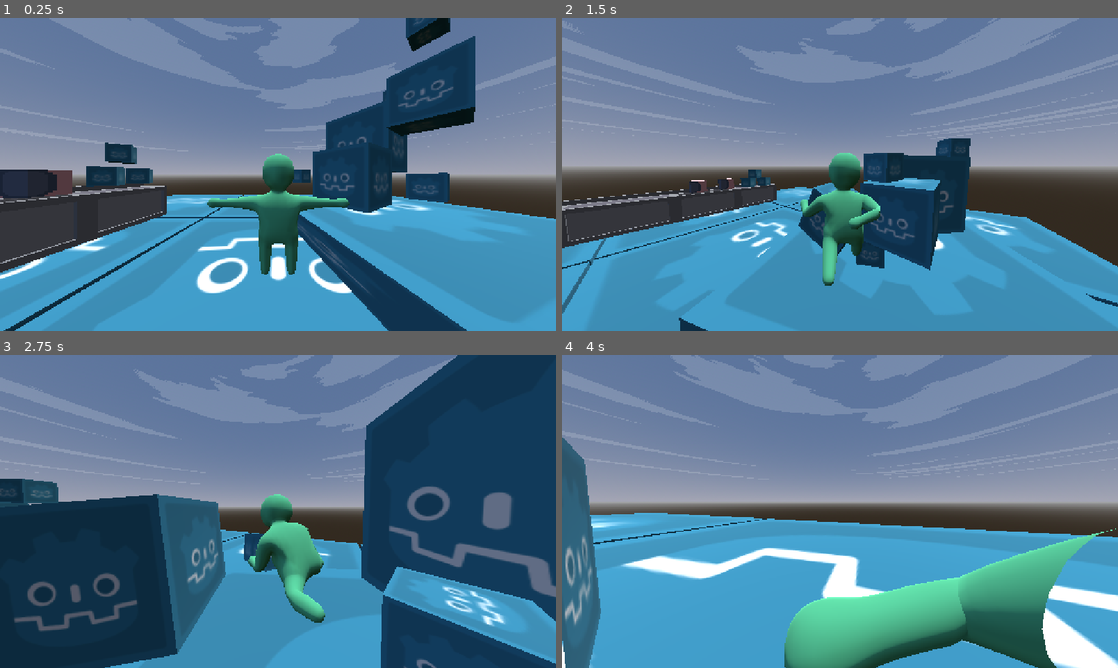
Above: before the commit, frames 1-4 (two rows, left to right).
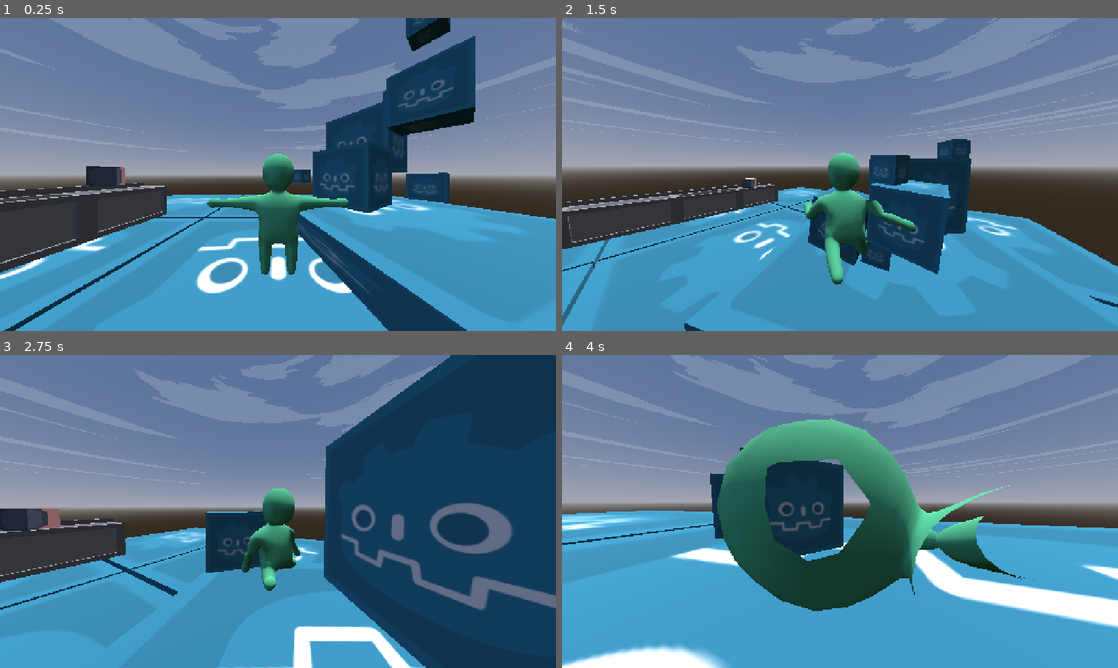
Above: after the commit, the same moments.

Repository: Lost-Rabbit-Digital/ChefWobbles
Game: Godot game, scene res://scenes/worlds/demo_scene.tscn
Two runs of this game, one before a commit and one after it. Both use one fixed random seed, a clock stepped at 60 frames per second and the inputs below. Sound files missing from this copy of the repository are replaced by a short silence.
Inputs (mouse positions are in pixels of both pictures, inside the frame that each line leads up to):
- Up to frame 1 (0.25 s): no input
- Up to frame 2 (1.5 s): move the mouse to (962, 158) at 0.52 s; press the mouse at (962, 158) at 0.53 s; hold D (move_right) 0.53-1.28 s; tap Space (jump) at 0.77 s; move the mouse to (812, 174) at 1.27 s; release the mouse at (812, 174) at 1.28 s; hold W (move_forward) from 1.28 s (still down); right-click (812, 174) at 1.35 s
- Up to frame 3 (2.75 s): keep holding W (move_forward); tap Space (jump) at 1.52 s; move the mouse to (289, 505) at 2.02 s; tap R (ragdoll) at 2.1 s
- Up to frame 4 (4 s): keep holding W (move_forward); move the mouse to (834, 517) at 2.77 s; click (834, 517) at 2.85 s; tap Space (jump) at 3.02, 3.77 s; move the mouse to (878, 514) at 3.52 s; hold Right mouse button (grab_right) from 3.53 s (still down)

The runs differ from the first frame. In frame 1, 1.6% of the frame differs, in the area x 0-28%, y 39-58%; in frame 2, 5.3%; in frame 3, 37%; in frame 4, 41%, in the area x 0-100%, y 20-100%.

Commit message:
Fixed burger cooking system

Diff:
--- a/godot_project/scenes/interactables/food/burger_patty.tscn
+++ b/godot_project/scenes/interactables/food/burger_patty.tscn
@@ -13,7 +13,7 @@
 
 [sub_resource type="BoxShape3D" id="BoxShape3D_ah2if"]
 
-[node name="BurgerPatty" type="RigidBody3D"]
+[node name="BurgerPatty" type="RigidBody3D" node_paths=PackedStringArray("mesh_instance", "collision_shape")]
 mass = 2.0
 physics_material_override = SubResource("PhysicsMaterial_wjfg5")
 script = ExtResource("1_p38wn")
@@ -23,9 +23,12 @@
 burnt_material = ExtResource("5_r6y8j")
 food_name = "Burger Patty"
 spoilage_time = 30.0
+mesh_instance = NodePath("MeshInstance3D")
+collision_shape = NodePath("CollisionShape3D")
 
 [node name="MeshInstance3D" type="MeshInstance3D" parent="."]
 transform = Transform3D(0.995204, 0, -4.6879e-08, 0, 0.995204, 0, 4.6879e-08, 0, 0.995204, 0, 0, 0)
+material_override = ExtResource("5_r6y8j")
 mesh = SubResource("BoxMesh_lq0of")
 surface_material_override/0 = ExtResource("1_knmp5")
 
--- a/godot_project/scenes/worlds/demo_scene.tscn
+++ b/godot_project/scenes/worlds/demo_scene.tscn
@@ -1,12 +1,15 @@
-[gd_scene load_steps=31 format=3 uid="uid://c6i2mlgfgnhg7"]
+[gd_scene load_steps=34 format=3 uid="uid://c6i2mlgfgnhg7"]
 
 [ext_resource type="PackedScene" uid="uid://cd70x3de3pbl4" path="res://scenes/character.tscn" id="1_j51jv"]
 [ext_resource type="Material" uid="uid://byhoa2glvt4rq" path="res://resources/sky.tres" id="2_0cmys"]
-[ext_resource type="PackedScene" uid="uid://wsjrvyhu3q61" path="res://scenes/interactables/food/burger_patty.tscn" id="3_j51jv"]
 [ext_resource type="Script" uid="uid://gyjxlptmowpe" path="res://scripts/interactables/food/burger_patty.gd" id="4_g2hwh"]
+[ext_resource type="Material" uid="uid://dua8da6sm17mk" path="res://models/food/burger_patty/burger_patty_raw_material.tres" id="4_mcgj6"]
+[ext_resource type="Material" uid="uid://nc107vh0i4vq" path="res://models/food/burger_patty/burger_patty_cooking_material.tres" id="5_7ktdx"]
 [ext_resource type="Texture2D" uid="uid://p3vl4tw45c5r" path="res://textures/prototype_textures/PNG/logo_blue_512x512.png" id="5_g2hwh"]
 [ext_resource type="AudioStream" uid="uid://0vhuw27xogj8" path="res://audio/music/Cuddle Clouds.ogg" id="6_7ktdx"]
+[ext_resource type="Material" uid="uid://doe7dgsvejepe" path="res://models/food/burger_patty/burger_patty_cooked_material.tres" id="6_8sg6o"]
 [ext_resource type="AudioStream" uid="uid://dbiunnd0wiff7" path="res://audio/music/Drifting Memories.ogg" id="7_8sg6o"]
+[ext_resource type="Material" uid="uid://6p0677d3nwdn" path="res://models/food/burger_patty/burger_patty_burnt_material.tres" id="7_kq5dy"]
 [ext_resource type="AudioStream" uid="uid://dempf1idxhdvw" path="res://audio/music/Evening Harmony.ogg" id="8_kq5dy"]
 [ext_resource type="AudioStream" uid="uid://bp1u1j3y0evjm" path="res://audio/music/Floating Dream.ogg" id="9_202kh"]
 [ext_resource type="AudioStream" uid="uid://c5b8mjpjj7txe" path="res://audio/music/Forgotten Biomes.ogg" id="10_jdejj"]
@@ -29,6 +32,10 @@
 [sub_resource type="PhysicsMaterial" id="PhysicsMaterial_wjfg5"]
 friction = 0.5
 
+[sub_resource type="BoxMesh" id="BoxMesh_jdejj"]
+
+[sub_resource type="BoxShape3D" id="BoxShape3D_y1cru"]
+
 [sub_resource type="BoxMesh" id="BoxMesh_2rf26"]
 size = Vector3(10, 1, 10)
 
@@ -38,10 +45,6 @@
 
 [sub_resource type="BoxShape3D" id="BoxShape3D_kfml7"]
 size = Vector3(10, 1, 10)
-
-[sub_resource type="BoxMesh" id="BoxMesh_jdejj"]
-
-[sub_resource type="BoxShape3D" id="BoxShape3D_y1cru"]
 
 [sub_resource type="BoxMesh" id="BoxMesh_nkmtj"]
 size = Vector3(2, 2, 2)
@@ -86,19 +89,26 @@
 
 [node name="BurgerPatties" type="Node" parent="Interactables"]
 
-[node name="BurgerPatty" parent="Interactables/BurgerPatties" instance=ExtResource("3_j51jv")]
-transform = Transform3D(1, 0, 0, 0, 1, 0, 0, 0, 1, -9.1008, 3.24245, 0.62858)
-collision_layer = 4
-collision_mask = 3
-contact_monitor = true
-max_contacts_reported = 10
-
-[node name="BurgerPatty3" parent="Interactables/BurgerPatties" instance=ExtResource("3_j51jv")]
-transform = Transform3D(1, 0, 0, 0, 1, 0, 0, 0, 1, -9.1008, 3.24245, -1.37142)
-collision_layer = 4
-collision_mask = 3
-contact_monitor = true
-max_contacts_reported = 10
+[node name="BurgerPatty" type="RigidBody3D" parent="Interactables/BurgerPatties" node_paths=PackedStringArray("mesh_instance", "collision_shape")]
+transform = Transform3D(0.823453, 0, 0.567384, 0, 1, 0, -0.567384, 0, 0.823453, -9.1008, 3.64245, -3.37142)
+mass = 2.0
+physics_material_override = SubResource("PhysicsMaterial_wjfg5")
+script = ExtResource("4_g2hwh")
+raw_material = ExtResource("4_mcgj6")
+cooking_material = ExtResource("5_7ktdx")
+cooked_material = ExtResource("6_8sg6o")
+burnt_material = ExtResource("7_kq5dy")
+food_name = "Burger Patty"
+spoilage_time = 30.0
+mesh_instance = NodePath("MeshInstance3D")
+collision_shape = NodePath("CollisionShape3D")
+
+[node name="MeshInstance3D" type="MeshInstance3D" parent="Interactables/BurgerPatties/BurgerPatty"]
+mesh = SubResource("BoxMesh_jdejj")
+surface_material_override/0 = ExtResource("4_mcgj6")
+
+[node name="CollisionShape3D" type="CollisionShape3D" parent="Interactables/BurgerPatties/BurgerPatty"]
+shape = SubResource("BoxShape3D_y1cru")
 
 [node name="GodotBoxes" type="Node" parent="Interactables"]
 
@@ -210,51 +220,6 @@
 [node name="CollisionShape3D" type="CollisionShape3D" parent="Interactables/GodotBoxes/RigidBody3D8"]
 shape = SubResource("BoxShape3D_1cc2y")
 
-[node name="RigidBody3D13" type="RigidBody3D" parent="Interactables/GodotBoxes"]
-transform = Transform3D(0.823453, 0, 0.567384, 0, 1, 0, -0.567384, 0, 0.823453, -9.1008, 3.64245, -3.37142)
-mass = 2.0
-physics_material_override = SubResource("PhysicsMaterial_wjfg5")
-script = ExtResource("4_g2hwh")
-food_name = "Burger Patty"
-spoilage_time = 30.0
-
-[node name="MeshInstance3D" type="MeshInstance3D" parent="Interactables/GodotBoxes/RigidBody3D13"]
-mesh = SubResource("BoxMesh_jdejj")
-surface_material_override/0 = SubResource("StandardMaterial3D_dle54")
-
-[node name="CollisionShape3D" type="CollisionShape3D" parent="Interactables/GodotBoxes/RigidBody3D13"]
-shape = SubResource("BoxShape3D_y1cru")
-
-[node name="RigidBody3D14" type="RigidBody3D" parent="Interactables/GodotBoxes"]
-transform = Transform3D(0.823453, 0, 0.567384, 0, 1, 0, -0.567384, 0, 0.823453, -9.1008, 3.64245, -5.07142)
-mass = 2.0
-physics_material_override = SubResource("PhysicsMaterial_wjfg5")
-script = ExtResource("4_g2hwh")
-food_name = "Burger Patty"
-spoilage_time = 30.0
-
-[node name="MeshInstance3D" type="MeshInstance3D" parent="Interactables/GodotBoxes/RigidBody3D14"]
-mesh = SubResource("BoxMesh_jdejj")
-surface_material_override/0 = SubResource("StandardMaterial3D_dle54")
-
-[node name="CollisionShape3D" type="CollisionShape3D" parent="Interactables/GodotBoxes/RigidBody3D14"]
-shape = SubResource("BoxShape3D_y1cru")
-
-[node name="RigidBody3D15" type="RigidBody3D" parent="Interactables/GodotBoxes"]
-transform = Transform3D(0.823453, 0, 0.567384, 0, 1, 0, -0.567384, 0, 0.823453, -9.1008, 4.94245, -4.07142)
-mass = 2.0
-physics_material_override = SubResource("PhysicsMaterial_wjfg5")
-script = ExtResource("4_g2hwh")
-food_name = "Burger Patty"
-spoilage_time = 30.0
-
-[node name="MeshInstance3D" type="MeshInstance3D" parent="Interactables/GodotBoxes/RigidBody3D15"]
-mesh = SubResource("BoxMesh_jdejj")
-surface_material_override/0 = SubResource("StandardMaterial3D_dle54")
-
-[node name="CollisionShape3D" type="CollisionShape3D" parent="Interactables/GodotBoxes/RigidBody3D15"]
-shape = SubResource("BoxShape3D_y1cru")
-
 [node name="Music" type="Node" parent="."]
 
 [node name="CuddleClouds" type="AudioStreamPlayer" parent="Music"]
--- a/godot_project/scripts/interactables/food/burger_patty.gd
+++ b/godot_project/scripts/interactables/food/burger_patty.gd
@@ -2,6 +2,7 @@
 extends FoodItem
 
 ## Burger patty that can be cooked on stoves
+## Simple RigidBody3D cube with visual quality changes
 ## This is a scene-ready class - attach to RigidBody3D nodes in scenes
 
 # Cooking materials for each quality level
@@ -22,6 +23,9 @@
 
 	# Connect quality changes to visual updates
 	quality_changed.connect(_on_quality_changed)
+
+	# Set initial visual quality
+	_update_visual_quality()
 
 func _on_quality_changed(new_quality: FoodQuality) -> void:
 	"""Handle quality change visual updates"""
@@ -47,24 +51,6 @@
 	if material_to_use:
 		mesh_instance.material_override = material_to_use
 
-func _on_body_entered(body: Node) -> void:
-	"""Handle entering cooking stations"""
-	super._on_body_entered(body)
-
-	# Check for stove station
-	if body is StoveStation and is_available_for_processing():
-		var stove = body as StoveStation
-		stove.start_cooking_food_item(self)
-
-func _on_body_exited(body: Node) -> void:
-	"""Handle leaving cooking stations"""
-	super._on_body_exited(body)
-
-	# Check for stove station
-	if body is StoveStation and is_being_processed():
-		var stove = body as StoveStation
-		stove.stop_cooking_food_item(self)
-
 # Public API for cooking system
 func is_cooked_perfectly() -> bool:
 	"""Check if patty is cooked perfectly"""
@@ -73,3 +59,11 @@
 func is_burnt() -> bool:
 	"""Check if patty is burnt"""
 	return current_quality == FoodQuality.BURNT
+
+func is_raw() -> bool:
+	"""Check if patty is still raw"""
+	return current_quality == FoodQuality.RAW
+
+func is_cooking() -> bool:
+	"""Check if patty is currently cooking"""
+	return current_quality == FoodQuality.COOKING
--- a/godot_project/scripts/interactables/food/food_item.gd
+++ b/godot_project/scripts/interactables/food/food_item.gd
@@ -39,8 +39,8 @@
 var processing_station: Node = null
 
 # @onready variables
-@onready var mesh_instance: MeshInstance3D = _find_mesh_instance()
-@onready var collision_shape: CollisionShape3D = _find_collision_shape()
+@export var mesh_instance: MeshInstance3D
+@export var collision_shape: CollisionShape3D
 
 func _ready() -> void:
 	_setup_food_item()
@@ -163,38 +163,3 @@
 		current_quality = new_quality
 		quality_changed.emit(new_quality)
 		_update_visual_quality()
-
-func _find_mesh_instance() -> MeshInstance3D:
-	"""Find MeshInstance3D in node tree"""
-	return _find_node_of_type(MeshInstance3D) as MeshInstance3D
-
-func _find_collision_shape() -> CollisionShape3D:
-	"""Find CollisionShape3D in node tree"""
-	return _find_node_of_type(CollisionShape3D) as CollisionShape3D
-
-func _find_node_of_type(type: Variant) -> Node:
-	"""Recursively find node of specific type"""
-	if is_instance_of(self, type):
-		return self
-
-	for child in get_children():
-		if is_instance_of(child, type):
-			return child
-
-		var result = _find_node_in_children(child, type)
-		if result:
-			return result
-
-	return null
-
-func _find_node_in_children(node: Node, type: Variant) -> Node:
-	"""Helper for recursive node finding"""
-	for child in node.get_children():
-		if is_instance_of(child, type):
-			return child
-
-		var result = _find_node_in_children(child, type)
-		if result:
-			return result
-
-	return null
--- a/godot_project/scripts/stations/stove_station.gd
+++ b/godot_project/scripts/stations/stove_station.gd
@@ -89,7 +89,7 @@
 func _on_item_entered_surface(body: Node3D) -> void:
 	"""Handle food item entering cooking surface"""
 	var food_item = body as FoodItem
-	if not food_item or not food_item.can_interact():
+	if not food_item or not food_item.is_available_for_processing():
 		return
 
 	start_cooking_food_item(food_item)
@@ -120,8 +120,9 @@
 	# Start processing on the food item
 	food_item.start_processing(self)
 
-	# Play cooking start sound
-	_play_audio(cooking_start_audio)
+	# Play cooking start sound with audio manipulation
+	if cooking_start_audio and audio_player:
+		AudioManipulator.play_audio_static(audio_player, cooking_start_audio, AudioManipulator.AudioType.GENERIC)
 
 	# Set initial target quality
 	progress.target_quality = _get_next_quality(food_item.get_quality())
@@ -177,8 +178,9 @@
 	progress.time_in_stage = 0.0
 	progress.target_quality = _get_next_quality(next_quality)
 
-	# Play progression sound
-	_play_audio(stage_change_audio)
+	# Play progression sound with audio manipulation
+	if stage_change_audio and audio_player:
+		AudioManipulator.play_audio_static(audio_player, stage_change_audio, AudioManipulator.AudioType.GENERIC)
 
 	# Log progression
 	var quality_name = FoodItem.FoodQuality.keys()[next_quality]
@@ -208,14 +210,6 @@
 		_:
 			return 999.0  # No transition
 
-func _play_audio(audio_stream: AudioStream) -> void:
-	"""Play audio with 3D positioning"""
-	if not audio_stream or not audio_player:
-		return
-
-	audio_player.stream = audio_stream
-	audio_player.play()
-
 # Public API for external systems
 func is_cooking_item(food_item: FoodItem) -> bool:
 	"""Check if specific food item is being cooked"""
